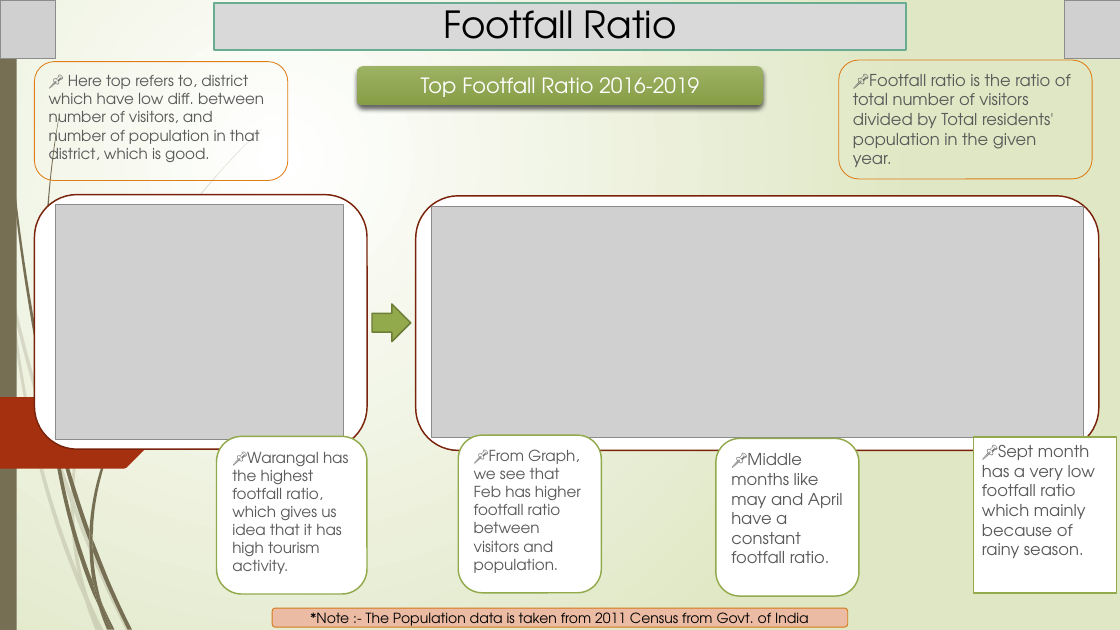
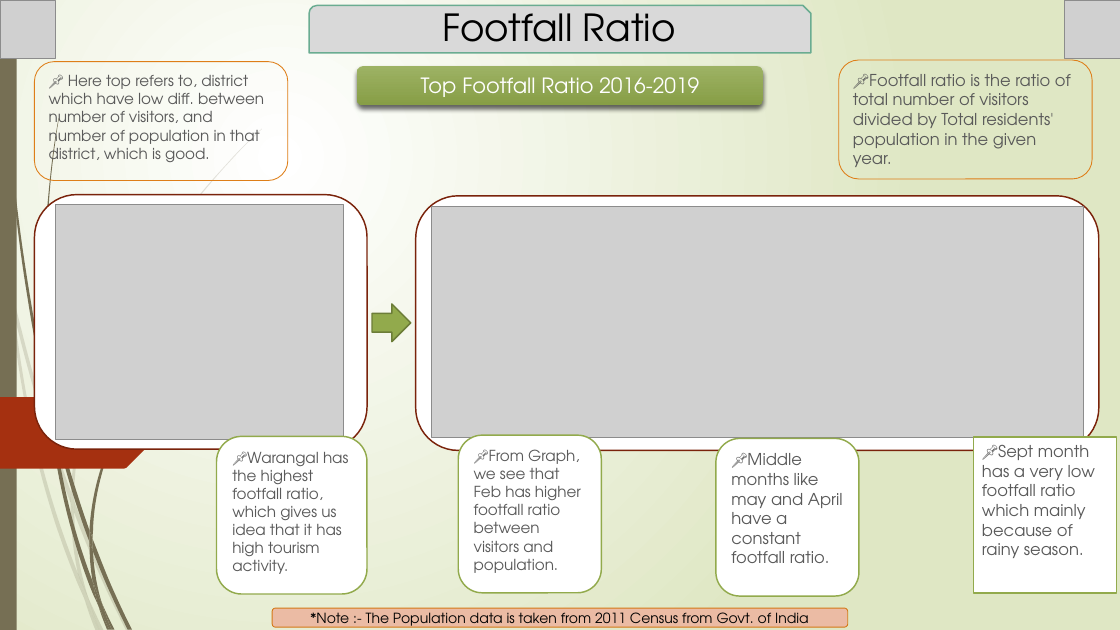
Before and after one commit to Kartik-Lohar/Telangana_Tourism, a slide deck: slide 13 of Tourism Challenge by Codebasics.pptx (slide 12 before the commit). Drawn at 1120x630 pixels with LibreOffice and Linux fonts; fonts in the diff are those of the drawing; grey boxes stand for pictures. Boxes give left, top, right and bottom in pixels: in the first picture for what was removed or moved away, otherwise in the second. Text is boxed around its words. In the diff, an @@ line names an element or a change of style, - is before the commit and + after.

```diff
--- a/Tourism Challenge by Codebasics.pptx
+++ b/Tourism Challenge by Codebasics.pptx
@@ snip round rect "Footfall Ratio": place and size @@
-snip round rect "Footfall Ratio" at [214,3,907,50]
+snip round rect "Footfall Ratio" at [309,5,811,52]
@@ snip round rect "Footfall Ratio" at [309,5,811,52]: title to snip round rect @@
```
Also in this commit, not shown: 10 other slides changed, 1 slide added, 1 slide removed, 1 other file.
